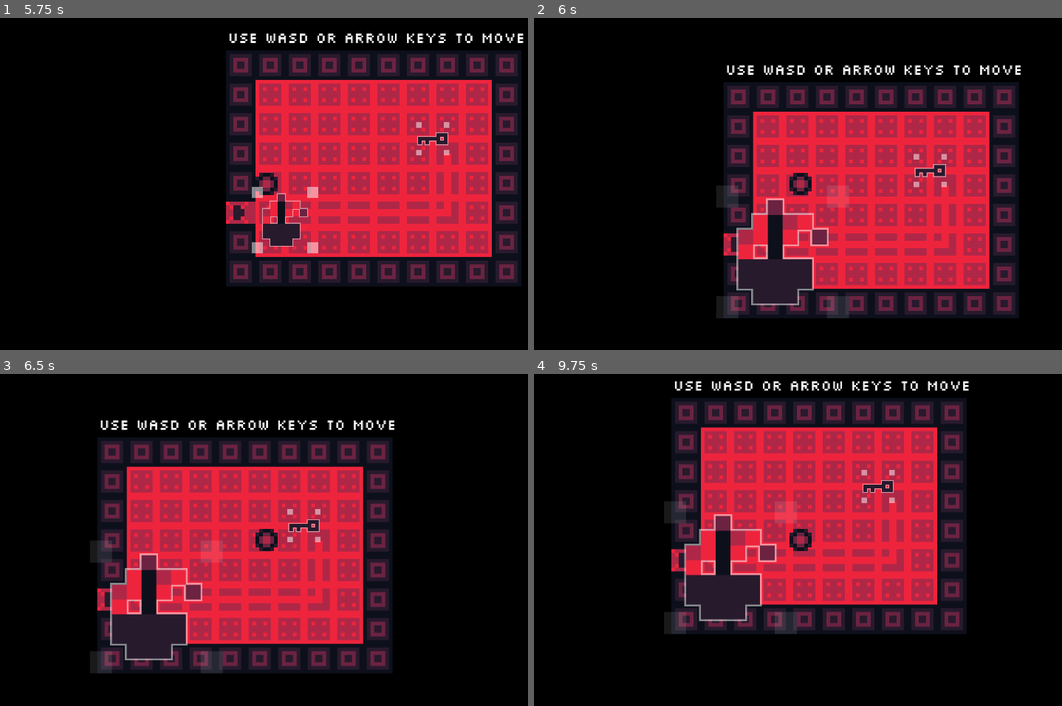
Above: before the commit, frames 1-4 (two rows, left to right).
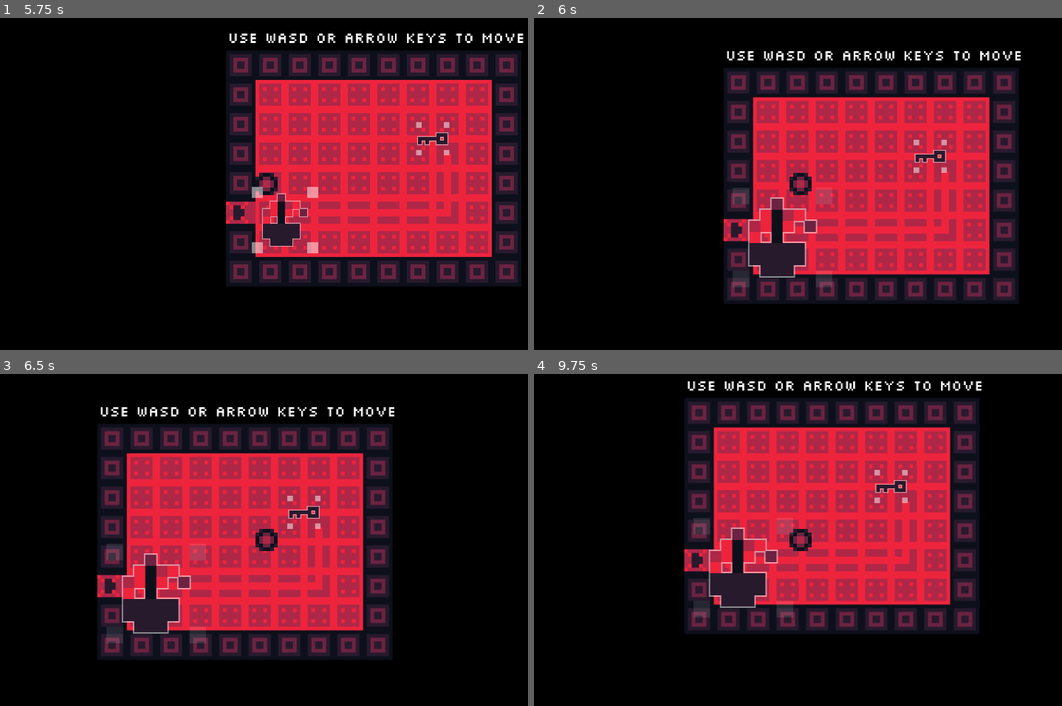
Above: after the commit, the same moments.

Repository: GriffinBaxter/Scaled-To-Nothing
Game: Godot game, scene res://Scenes/main.tscn
Two runs of this game, one before a commit and one after it. Both use one fixed random seed, a clock stepped at 60 frames per second and the inputs below.
Inputs (mouse positions are in pixels of both pictures, inside the frame that each line leads up to):
- Up to frame 1 (5.75 s): tap Enter at 0.5, 5 s; move the mouse to (327, 154) at 0.52 s; press the mouse at (327, 154) at 0.53 s; hold D (right) 0.53-1.28 s; move the mouse to (68, 237) at 1.27 s; release the mouse at (68, 237) at 1.28 s; hold S (down) 1.28-2.03 s; click (68, 237) at 1.35 s; tap Space at 2 s; move the mouse to (327, 110) at 2.02 s; press the mouse at (327, 110) at 2.03 s; hold D (right) 2.03-2.78 s; move the mouse to (237, 250) at 2.77 s; release the mouse at (237, 250) at 2.78 s; hold W (up) 2.78-3.53 s; click (237, 250) at 2.85 s; move the mouse to (443, 233) at 3.52 s; press the mouse at (443, 233) at 3.53 s; hold A (left) 3.53-5.03 s; move the mouse to (89, 134) at 4.27 s; release the mouse at (89, 134) at 4.28 s; click (89, 134) at 4.35 s; move the mouse to (295, 184) at 5.02 s; press the mouse at (295, 184) at 5.03 s; hold S (down) from 5.03 s (still down)
- Up to frame 2 (6 s): tap Space at 5.75 s; move the mouse to (713, 101) at 5.77 s; release S (down) at 5.78 s; release the mouse at (713, 101) at 5.78 s; hold D (right) from 5.78 s (still down); click (713, 101) at 5.85 s
- Up to frame 3 (6.5 s): keep holding D (right)
- Up to frame 4 (9.75 s): move the mouse to (930, 523) at 6.52 s; release D (right) at 6.53 s; press the mouse at (930, 523) at 6.53 s; hold W (up) 6.53-7.28 s; move the mouse to (681, 556) at 7.27 s; release the mouse at (681, 556) at 7.28 s; hold D (right) 7.28-8.03 s; click (681, 556) at 7.35 s; move the mouse to (861, 466) at 8.02 s; press the mouse at (861, 466) at 8.03 s; hold S (down) 8.03-8.78 s; move the mouse to (771, 606) at 8.77 s; release the mouse at (771, 606) at 8.78 s; hold A (left) 8.78-9.53 s; click (771, 606) at 8.85 s; move the mouse to (977, 589) at 9.52 s; press the mouse at (977, 589) at 9.53 s; hold W (up) from 9.53 s (still down)

Frame 1 is identical in both runs. In frame 2, 27% of the frame differs, in the area x 34-93%, y 10-91%; in frame 3, 25%; in frame 4, 24%.

Commit message:
Add independent min/max scale values, and require scale for unlocking door

Diff:
--- a/Scenes/key.tscn
+++ b/Scenes/key.tscn
@@ -8,6 +8,7 @@
 shader = ExtResource("1_0efe4")
 shader_parameter/thickness = 0.25
 shader_parameter/alpha = 0.0
+shader_parameter/colour = Color(1, 1, 1, 1)
 
 [sub_resource type="RectangleShape2D" id="RectangleShape2D_fjv4m"]
 size = Vector2(12, 12)
--- a/Scenes/main.gd
+++ b/Scenes/main.gd
@@ -2,42 +2,59 @@
 
 const LEVEL_2_X_POS = -140
 
+var locked_door_and_key_connected = false
+
 var level = 1
+var completed_levels = []
 var level_1_items = []
 var level_2_items = []
 
 @onready var player: CharacterBody2D = $Node2D/Player
 
-@onready var locked_door_connect: Area2D = $Node2D/LockedDoorConnect
-
-# level 1 items
+# level 1 items (to hide)
 @onready var tile_map_layer_1: TileMapLayer = $Node2D/TileMapLayer1
-@onready var key: Area2D = $Node2D/Key
 @onready var plant: Area2D = $Node2D/Plant
 @onready var label: Label = $UI/MarginContainer/Label
+# level 1 items
+@onready var locked_door_connect: Area2D = $Node2D/LockedDoorConnect
+@onready var key: Area2D = $Node2D/Key
 
 # level 2 items
 @onready var tile_map_layer_2: TileMapLayer = $Node2D/TileMapLayer2
 
 
 func _ready() -> void:
-	level_1_items = [tile_map_layer_1, key, plant, label]
+	update_level(1, level_1_items, [level_2_items])
+
+	level_1_items = [tile_map_layer_1, plant, label]
 	level_2_items = [tile_map_layer_2]
 
 
 func _process(_delta: float) -> void:
+	if not completed_levels.has(1):
+		level_1_complete_criteria()
+
 	if player.global_position.x >= LEVEL_2_X_POS:
-		level = 1
+		update_level(1, level_1_items, [level_2_items])
 	else:
-		level = 2
-
-	if level == 1:
-		update_level(level_1_items, [level_2_items])
-	elif level == 2:
-		update_level(level_2_items, [level_1_items])
+		update_level(2, level_2_items, [level_1_items])
 
 
-func update_level(visible_items, non_visible_items_array):
+func level_1_complete_criteria():
+	if locked_door_and_key_connected:
+		set_sprite_outline_colour(key, Color.BLACK)
+		if 6 <= key.scale.x and key.scale.x <= 8:
+			unlock_door()
+	else:
+		set_sprite_outline_colour(key, Color.WHITE)
+
+
+func set_sprite_outline_colour(sprite, colour):
+	sprite.find_child("Sprite2D").material.set_shader_parameter("colour", colour)
+
+
+func update_level(new_level, visible_items, non_visible_items_array):
+	level = new_level
 	for item in visible_items:
 		item.visible = true
 	for items in non_visible_items_array:
@@ -55,7 +72,15 @@
 	var floor_tile = tile_map_layer_1.get_cell_source_id(floor_tile_map_pos)
 	tile_map_layer_1.set_cell(locked_door_tile_map_pos, floor_tile, Vector2i(0, 0))
 
+	key.visible = false
+	completed_levels.append(1)
+
 
 func _on_locked_door_connect_area_entered(area: Area2D) -> void:
 	if area.name == "KeyConnect":
-		unlock_door()
+		locked_door_and_key_connected = true
+
+
+func _on_locked_door_connect_area_exited(area: Area2D) -> void:
+	if area.name == "KeyConnect":
+		locked_door_and_key_connected = false
--- a/Scenes/main.tscn
+++ b/Scenes/main.tscn
@@ -98,10 +98,13 @@
 zoom = Vector2(2, 2)
 
 [node name="Key" parent="Node2D" instance=ExtResource("4_wifqe")]
+min_scale = 0.7
+max_scale = 3.0
 
 [node name="Plant" parent="Node2D" instance=ExtResource("5_e7868")]
 position = Vector2(-96, 56)
 scale = Vector2(8, 8)
+max_scale = 1.5
 
 [node name="LockedDoorConnect" type="Area2D" parent="Node2D"]
 position = Vector2(-147.795, 47.785)
@@ -132,3 +135,4 @@
 vertical_alignment = 1
 
 [connection signal="area_entered" from="Node2D/LockedDoorConnect" to="." method="_on_locked_door_connect_area_entered"]
+[connection signal="area_exited" from="Node2D/LockedDoorConnect" to="." method="_on_locked_door_connect_area_exited"]
--- a/Scenes/plant.tscn
+++ b/Scenes/plant.tscn
@@ -8,6 +8,7 @@
 shader = ExtResource("1_pr8ve")
 shader_parameter/thickness = 0.125
 shader_parameter/alpha = 0.0
+shader_parameter/colour = Color(1, 1, 1, 1)
 
 [sub_resource type="RectangleShape2D" id="RectangleShape2D_fjv4m"]
 size = Vector2(12, 12)
@@ -78,7 +79,5 @@
 [node name="CollisionShape2D" type="CollisionShape2D" parent="StaticBody2D"]
 shape = SubResource("CircleShape2D_doeli")
 
-[connection signal="body_entered" from="." to="." method="_on_body_entered"]
-[connection signal="body_exited" from="." to="." method="_on_body_exited"]
 [connection signal="mouse_entered" from="." to="." method="_on_mouse_entered"]
 [connection signal="mouse_exited" from="." to="." method="_on_mouse_exited"]
--- a/Scripts/object_scaling.gd
+++ b/Scripts/object_scaling.gd
@@ -4,6 +4,9 @@
 
 const SCALE_SPEED = 0.1
 const POSITION_OFFSET = 3.25
+
+@export_range(0.1, 1., 0.1) var min_scale = 0.5
+@export_range(1., 3., 0.1) var max_scale = 2.
 
 var mouse_entered_object = false
 var original_scale = Vector2(1, 1)
@@ -99,10 +102,10 @@
 
 		if Input.is_action_pressed("left_mouse"):
 			var to_scale = Vector2(scale_amount, scale_amount)
-			if scale + to_scale > original_scale * 2:
-				scale = original_scale * 2
-			elif scale + to_scale < original_scale * 0.5:
-				scale = original_scale * 0.5
+			if scale + to_scale > original_scale * max_scale:
+				scale = original_scale * max_scale
+			elif scale + to_scale < original_scale * min_scale:
+				scale = original_scale * min_scale
 			else:
 				scale += to_scale
 				position += to_move_position * scale_amount
--- a/Shaders/outline.gdshader
+++ b/Shaders/outline.gdshader
@@ -2,6 +2,7 @@
 
 uniform float thickness : hint_range(0.0, 1.0) = 0.25;
 uniform float alpha : hint_range(0.0, 1.0) = 1.0;
+uniform vec3 colour : source_color = vec3(1.0, 1.0, 1.0);
 
 const vec2 OFFSETS[8] = {
 	vec2(-1, -1), vec2(-1, 0), vec2(-1, 1), vec2(0, -1), vec2(0, 1),
@@ -18,5 +19,5 @@
 	outline = min(outline, 1.0);
 
 	vec4 color = texture(TEXTURE, UV);
-	COLOR = mix(color, vec4(1.0, 1.0, 1.0, alpha), outline - color.a);
+	COLOR = mix(color, vec4(colour.r, colour.g, colour.b, alpha), outline - color.a);
 }
Not shown, changed: .gitignore
